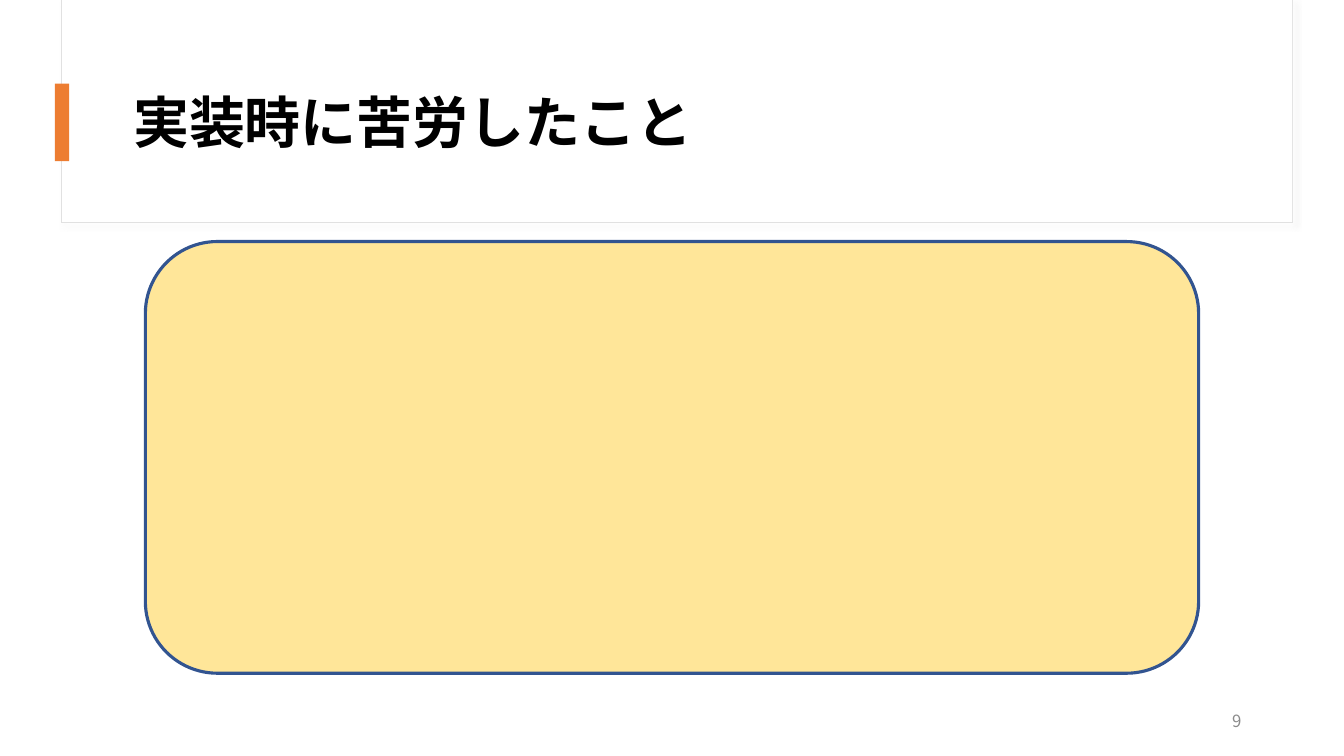
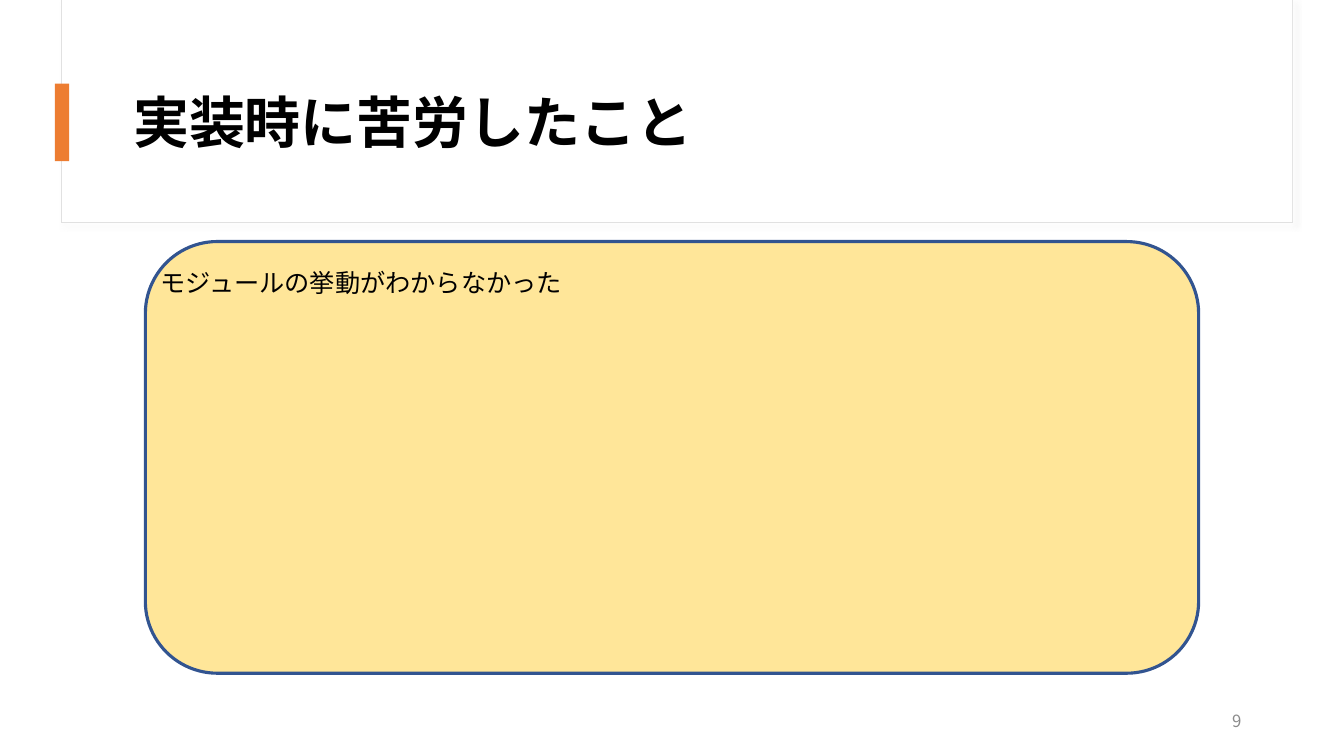
Before and after one commit to OOL2020-goodluckfanfield/Document, a slide deck: slide 9 of ool2020_middle_report_volume３_10_25 .pptx. Drawn at 1344x756 pixels with LibreOffice and Linux fonts; fonts in the diff are those of the drawing. Boxes give left, top, right and bottom in pixels: in the first picture for what was removed or moved away, otherwise in the second. Text is boxed around its words. In the diff, an @@ line names an element or a change of style, - is before the commit and + after.

Commit message:
minimum change

```diff
--- a/ool2020_middle_report_volume３_10_25 .pptx
+++ b/ool2020_middle_report_volume３_10_25 .pptx
@@ text added at bbox=[160, 266, 561, 294], 18 pt, text #000000 @@
+モジュールの挙動がわからなかった
```
